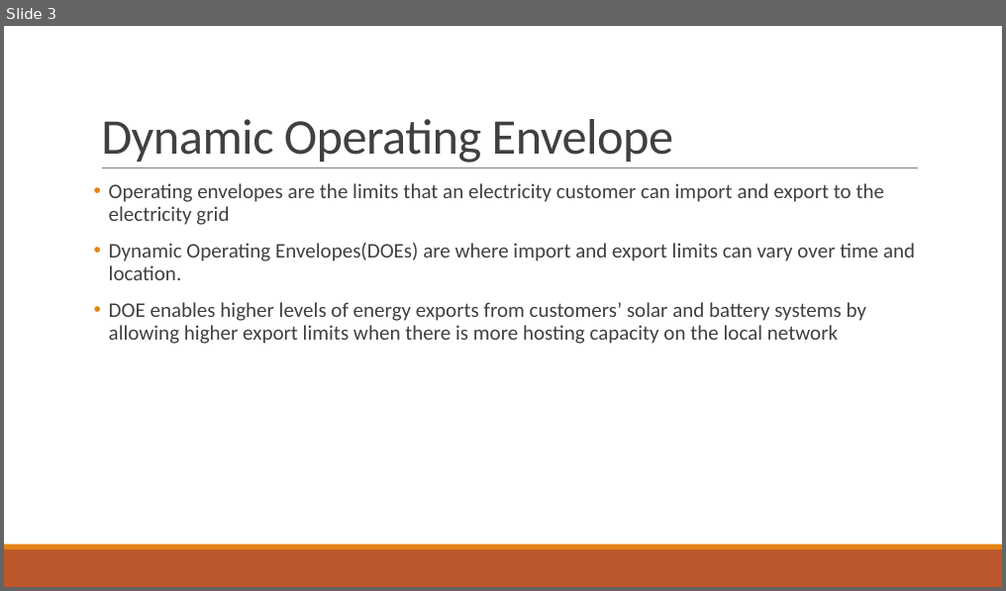
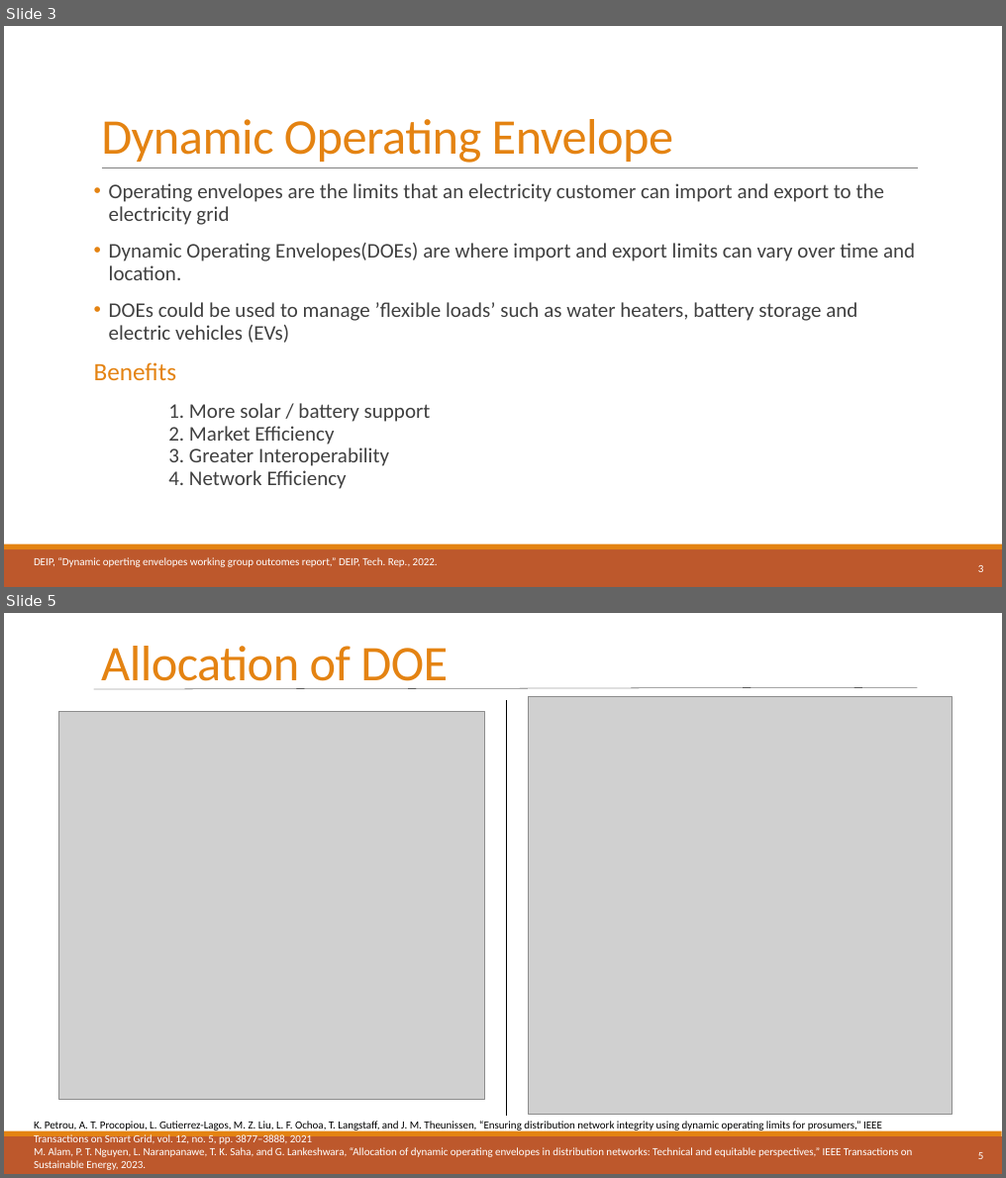
Before and after one commit to athuljosep/Power_System_Analysis, a slide deck: Seminar/Dynamic Operating Envelope.pptx. Shown one above the other, each under a label of ours: slide 3 before the commit, slides 3 and 5 after it; the slides between them are not shown. The pictures are 1006x591 and 1006x1178 pixels, drawn with LibreOffice and Linux fonts; fonts in the diff are those of the drawing; grey boxes stand for pictures. Boxes give left, top, right and bottom in pixels: in the first picture for what was removed or moved away, otherwise in the second. Text is boxed around its words. In the diff, an @@ line names an element or a change of style, - is before the commit and + after.

```diff
--- a/Seminar/Dynamic Operating Envelope.pptx
+++ b/Seminar/Dynamic Operating Envelope.pptx
@@ slide 5 added at [4, 613, 1002, 1174], background #FFFFFF; not listed: 2 template elements that a slide beside it also shows @@
@@ text added at [101, 646, 448, 689], 48 pt, text #E48312 @@
+Allocation of DOE
@@ line added from (918, 688) to (94, 689), #000000 0.25 pt @@
@@ line added from (506, 1115) to (506, 700), #000000 0.25 pt @@
@@ picture added at [528, 697, 951, 1115] @@
@@ picture added at [58, 712, 484, 1100] @@
@@ text added at [34, 1121, 913, 1170], 10.5 pt, text #FFFFFF @@
+K. Petrou, A. T. Procopiou, L. Gutierrez-Lagos, M. Z. Liu, L. F. Ochoa, T. Langstaff, and J. M. Theunissen, “Ensuring distribution network integrity using dynamic operating limits for prosumers,” IEEE Transactions on Smart Grid, vol. 12, no. 5, pp. 3877–3888, 2021
+M. Alam, P. T. Nguyen, L. Naranpanawe, T. K. Saha, and G. Lankeshwara, “Allocation of dynamic operating envelopes in distribution networks: Technical and equitable perspectives,” IEEE Transactions on Sustainable Energy, 2023.
@@ page number added at [978, 1153, 984, 1159], 10.5 pt, text #FFFFFF @@
+5
@@ slide 3 changed as well @@
@@ title "Dynamic Operating Envelope" at [101, 119, 674, 163]: text colour #404040 to #E48312 @@
@@ text at [94, 302, 857, 489]: text changed @@
-• DOE enables higher levels of energy exports from customers’ solar and battery systems by allowing higher export limits when there is more hosting capacity on the local network
+• DOEs could be used to manage ’flexible loads’ such as water heaters, battery storage and electric vehicles (EVs)
+Benefits
+1. More solar / battery support
+2. Market Efficiency
+3. Greater Interoperability
+4. Network Efficiency
@@ text added at [34, 558, 438, 568], 10.5 pt, text #FFFFFF @@
+DEIP, “Dynamic operting envelopes working group outcomes report,” DEIP, Tech. Rep., 2022.
@@ page number added at [978, 566, 984, 572], 10.5 pt, text #FFFFFF @@
+3
```
Also in this commit, not shown: 3 other slides changed, 4 other slides added, 2 slides removed.
